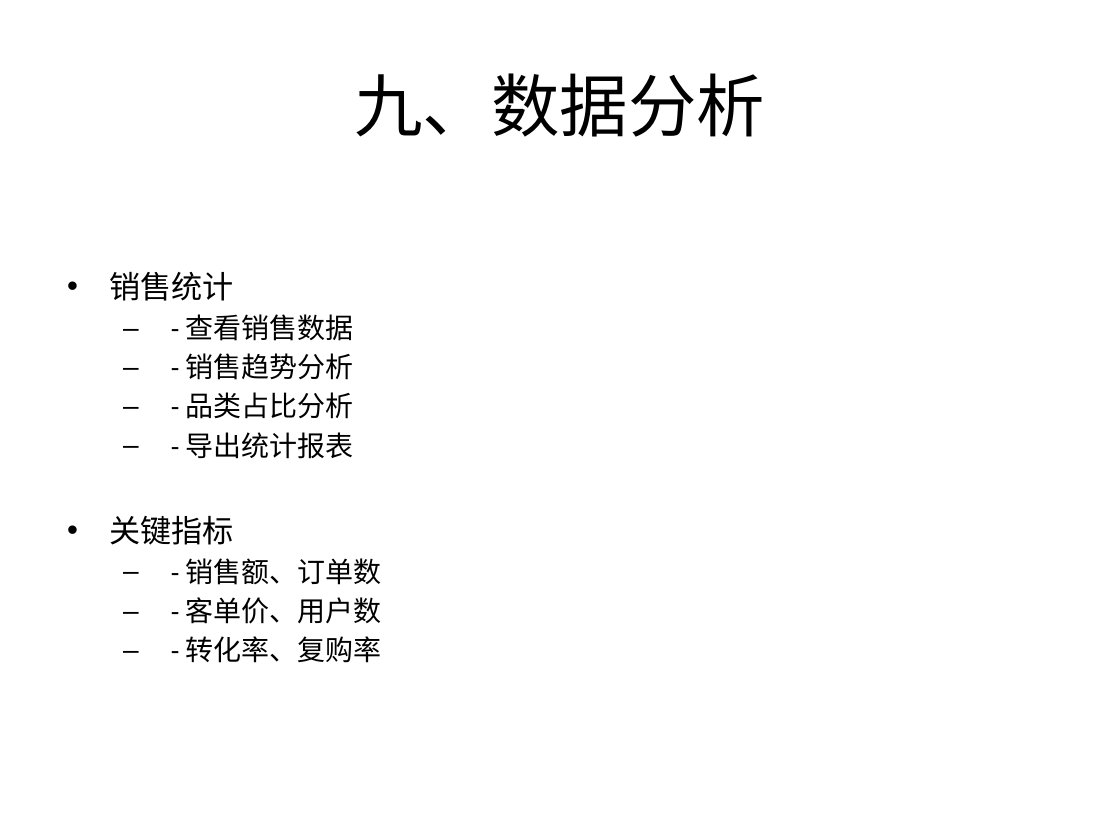
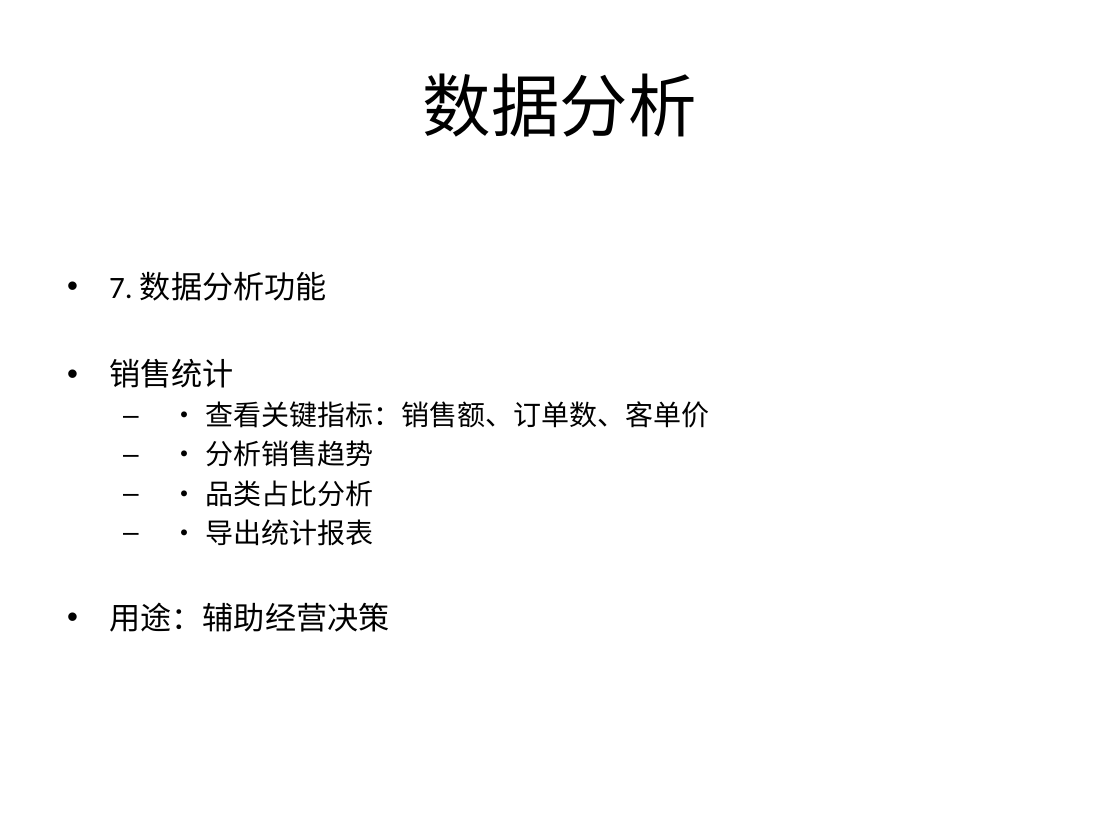
Before and after one commit to ctrlaomao/bjstarfish, a slide deck: slide 11 of 非雪季系统培训PPT.pptx (slide 24 before the commit). Drawn at 1120x840 pixels with LibreOffice and Linux fonts; fonts in the diff are those of the drawing. Boxes give left, top, right and bottom in pixels: in the first picture for what was removed or moved away, otherwise in the second. Text is boxed around its words. In the diff, an @@ line names an element or a change of style, - is before the commit and + after.

```diff
--- a/非雪季系统培训PPT.pptx
+++ b/非雪季系统培训PPT.pptx
@@ title at <box>423,73,697,137</box>: text changed @@
-九、数据分析
+数据分析
@@ text at <box>109,271,327,301</box>: paragraph added @@
+• 7. 数据分析功能
@@ text at <box>109,401,709,632</box>: text changed @@
-  – - 查看销售数据
-  – - 销售趋势分析
-  – - 品类占比分析
-  – - 导出统计报表
-• 关键指标
-  – - 销售额、订单数
-  – - 客单价、用户数
-  – - 转化率、复购率
+  – • 查看关键指标：销售额、订单数、客单价
+  – • 分析销售趋势
+  – • 品类占比分析
+  – • 导出统计报表
+• 用途：辅助经营决策
```
Also in this commit, not shown: 13 other slides changed, 4 slides added, 17 slides removed, 23 other files.
